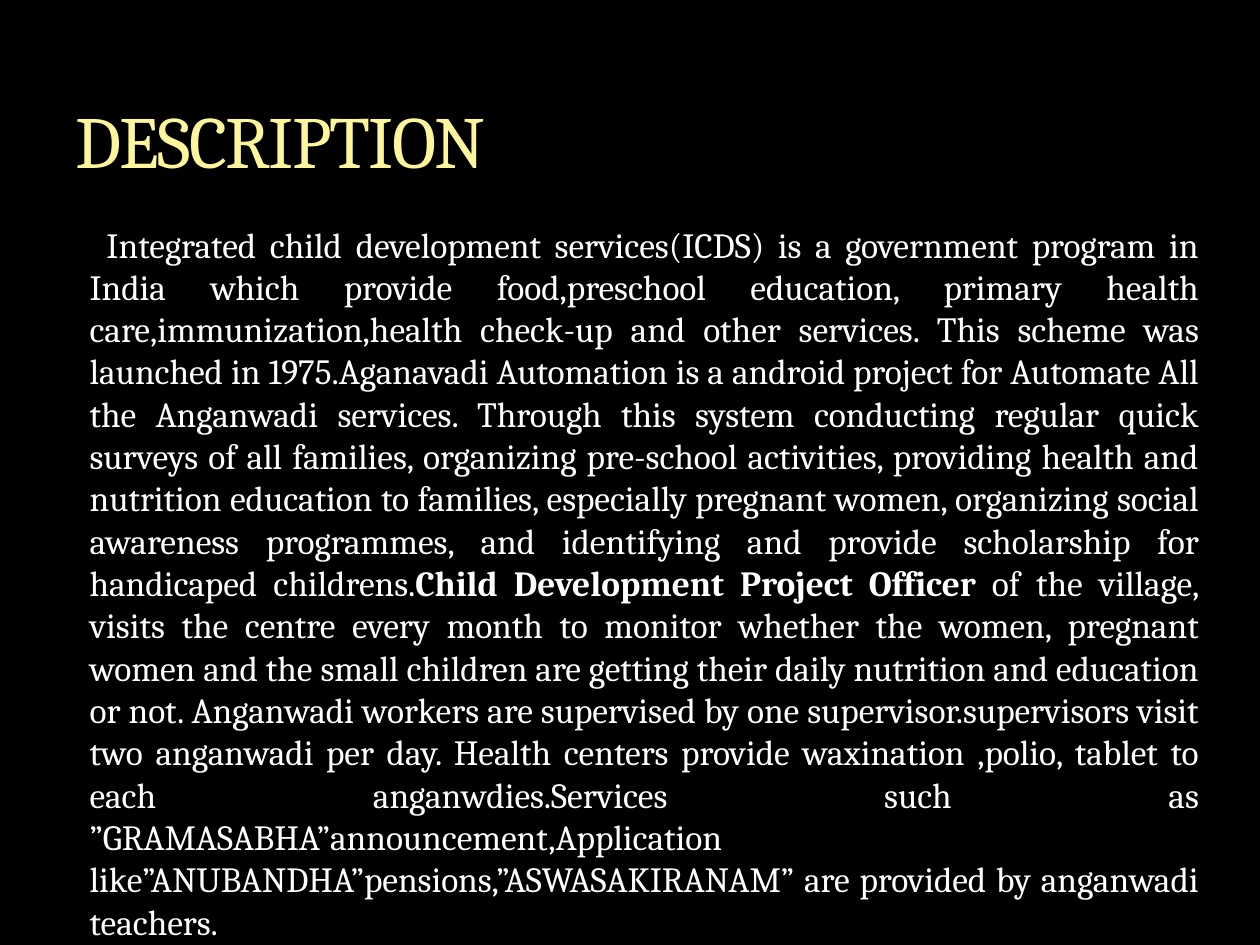
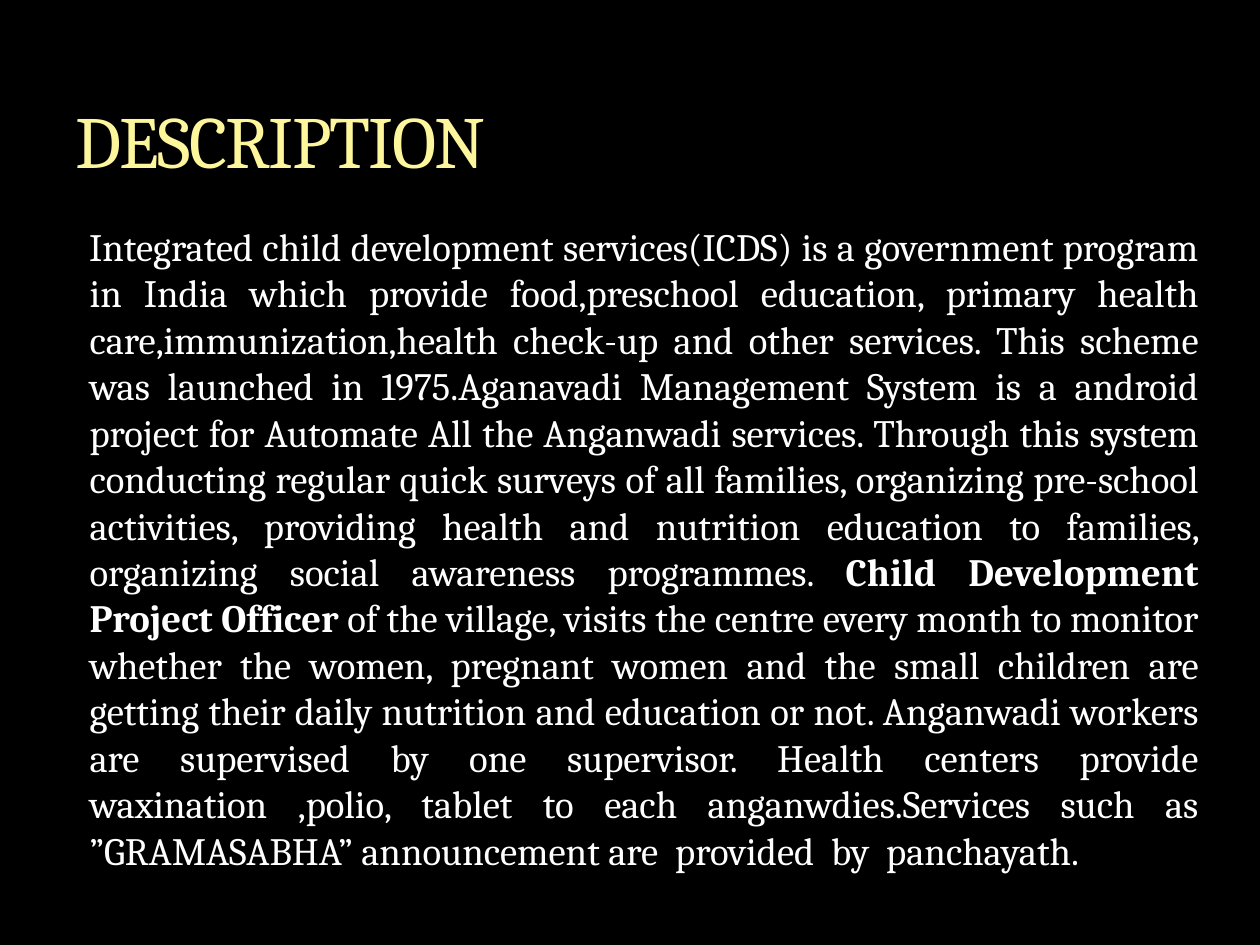
Before and after one commit to ShilpaKP/MainProject, a slide deck: slide 2 of ANGANWADI AUTOMATIONfirst.pptx. Drawn at 1260x945 pixels with LibreOffice and Linux fonts; fonts in the diff are those of the drawing; background and template pictures are left out. Boxes give left, top, right and bottom in pixels: in the first picture for what was removed or moved away, otherwise in the second. Text is boxed around its words. In the diff, an @@ line names an element or a change of style, - is before the commit and + after.

```diff
--- a/ANGANWADI AUTOMATIONfirst.pptx
+++ b/ANGANWADI AUTOMATIONfirst.pptx
@@ text at (89, 233, 1199, 866): text changed; size 20.1 to 22.1 pt @@
-Integrated child development services(ICDS) is a government program in India which provide food,preschool education, primary health care,immunization,health check-up and other services. This scheme was launched in 1975.Aganavadi Automation is a android project for Automate All the Anganwadi services. Through this system conducting regular quick surveys of all families, organizing pre-school activities, providing health and nutrition education to families, especially pregnant women, organizing social awareness programmes, and identifying and provide scholarship for handicaped childrens.Child Development Project Officer of the village, visits the centre every month to monitor whether the women, pregnant women and the small children are getting their daily nutrition and education or not. Anganwadi workers are supervised by one supervisor.supervisors visit two anganwadi per day. Health centers provide waxination ,polio, tablet to each anganwdies.Services such as ”GRAMASABHA”announcement,Application like”ANUBANDHA”pensions,”ASWASAKIRANAM” are provided by anganwadi teachers.
+Integrated child development services(ICDS) is a government program in India which provide food,preschool education, primary health care,immunization,health check-up and other services. This scheme was launched in 1975.Aganavadi Management System is a android project for Automate All the Anganwadi services. Through this system conducting regular quick surveys of all families, organizing pre-school activities, providing health and nutrition education to families, organizing social awareness programmes. Child Development Project Officer of the village, visits the centre every month to monitor whether the women, pregnant women and the small children are getting their daily nutrition and education or not. Anganwadi workers are supervised by one supervisor. Health centers provide waxination ,polio, tablet to each anganwdies.Services such as ”GRAMASABHA” announcement are provided by panchayath.
```
Also in this commit, not shown: 3 other slides changed, 9 slides added.
